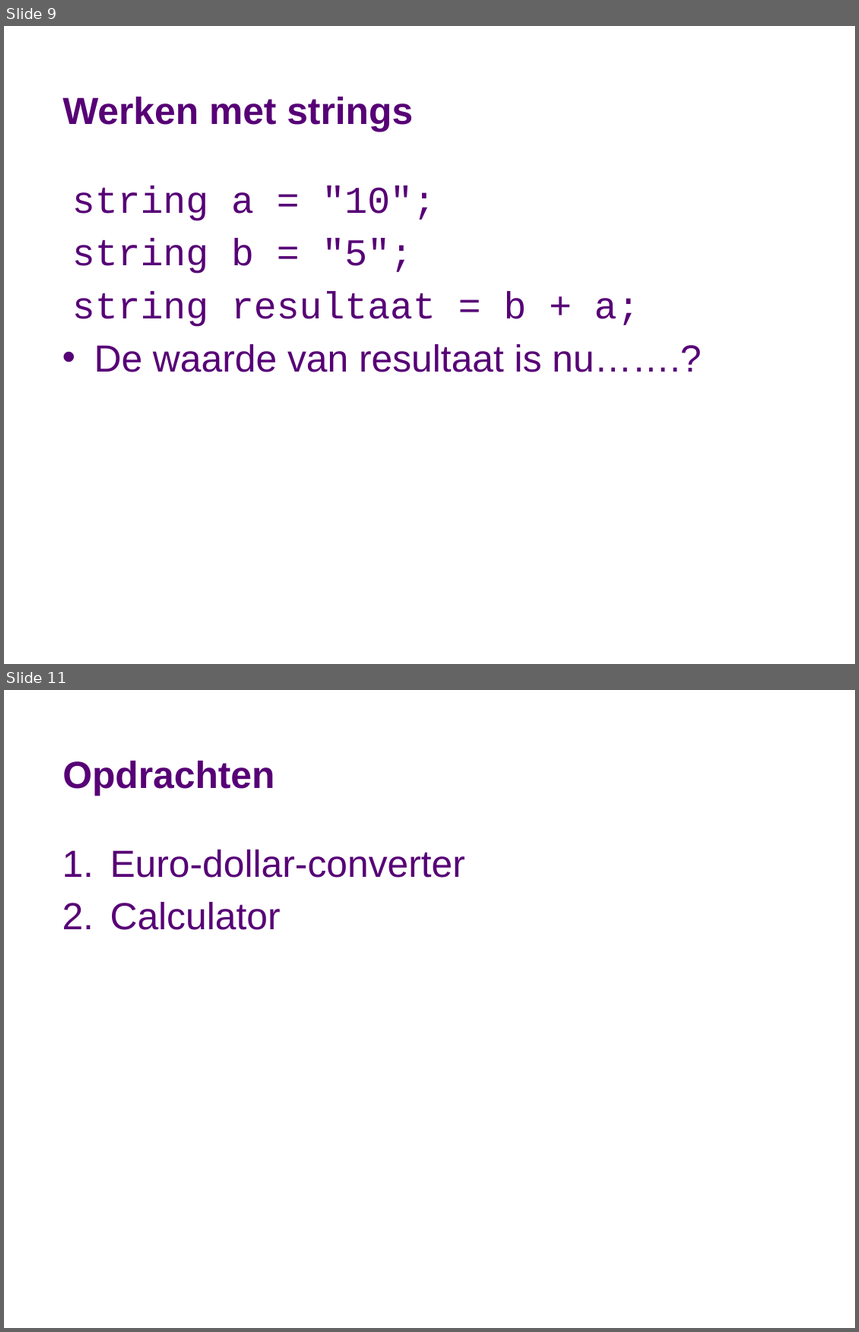
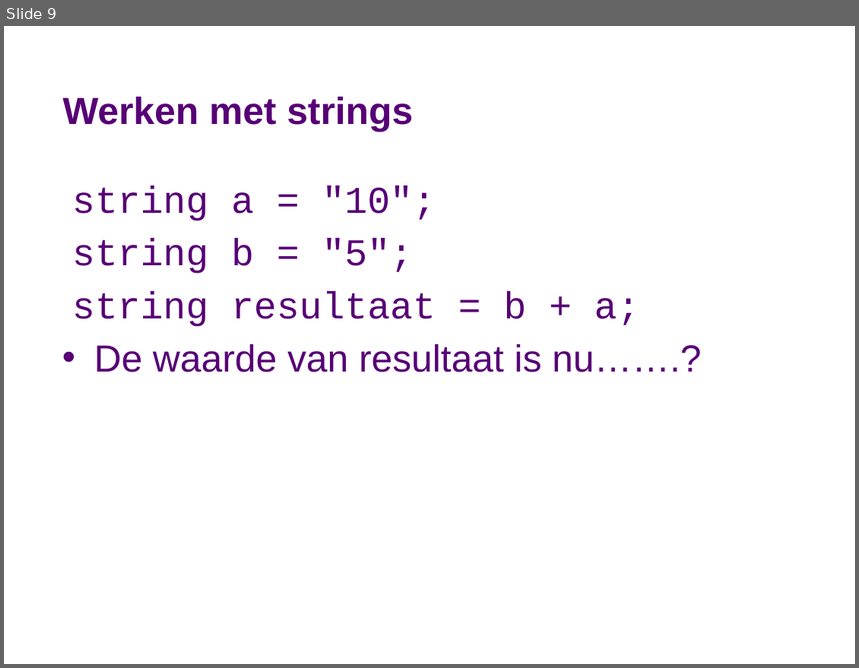
Before and after one commit to stasemsoft/softwarematerial, a slide deck: docs/basic/var/Variabelen-bewerkingen-conversies.pptx. Shown one above the other, each under a label of ours: slides 9 and 11 before the commit, slide 9 after it; the slides between them are not shown. The pictures are 859x1332 and 859x668 pixels, drawn with LibreOffice and Linux fonts; fonts in the diff are those of the drawing; background and template pictures are left out. Boxes give left, top, right and bottom in pixels: in the first picture for what was removed or moved away, otherwise in the second. Text is boxed around its words. In the diff, an @@ line names an element or a change of style, - is before the commit and + after.

```diff
--- a/docs/basic/var/Variabelen-bewerkingen-conversies.pptx
+++ b/docs/basic/var/Variabelen-bewerkingen-conversies.pptx
@@ slide 11 removed at bbox=[4, 690, 855, 1328], background #FFFFFF @@
@@ title removed at bbox=[63, 761, 275, 796] @@
-Opdrachten
@@ text removed at bbox=[110, 850, 465, 930] @@
-1. Euro-dollar-converter
-2. Calculator
```
Also in this commit, not shown: 3 slides changed, 4 other files.
